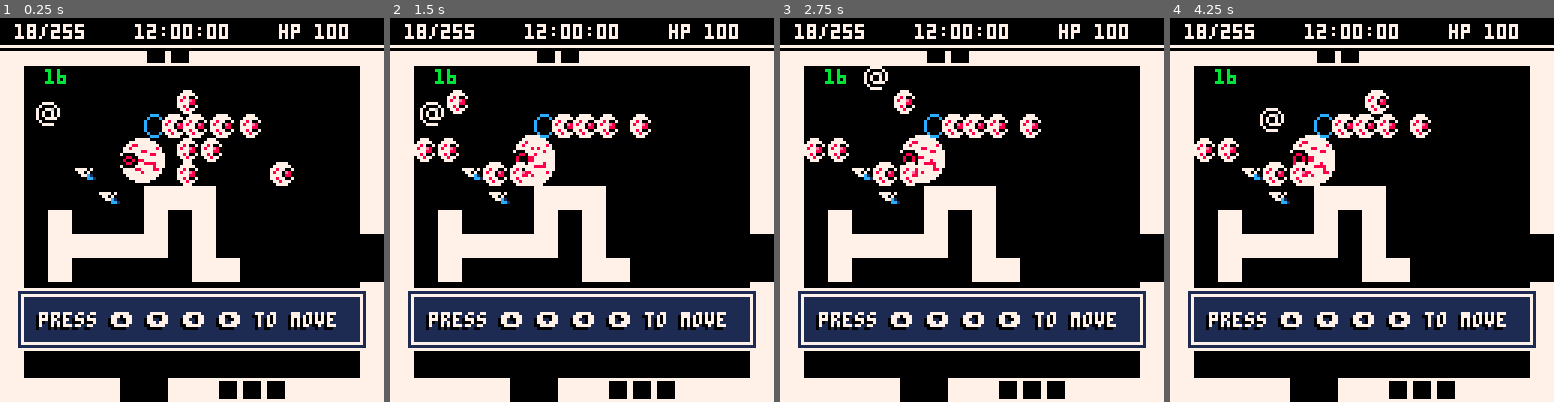
Above: before the commit, frames 1-4 (left to right).
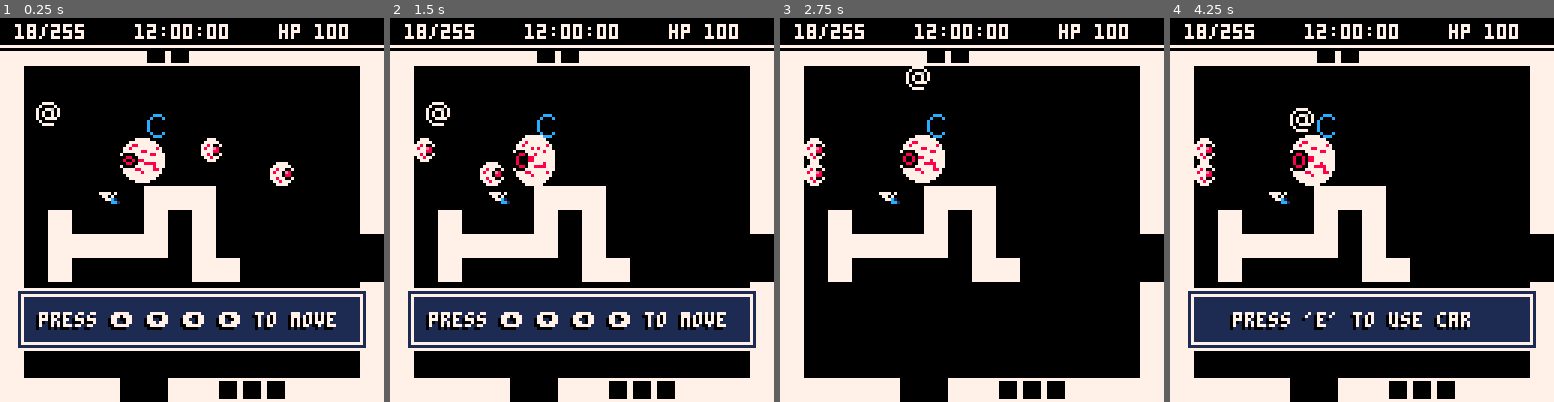
Above: after the commit, the same moments.

Repository: AlexanderClay/pico8-Projects
Game: PICO-8 cartridge hero.p8
Same seed, same stepped clock (60 frames per second), same inputs: the game is played once before the commit and once after it.
Inputs:
- Up to frame 1 (0.25 s): no input
- Up to frame 2 (1.5 s): tap X (X key) at 0.33, 1.07 s
- Up to frame 3 (2.75 s): hold Right 1.6-2.1 s; hold P2 Left 1.6-2.1 s; tap X (X key) at 1.85 s; hold Up 2.15-2.42 s; hold P2 Down 2.15-2.42 s; hold Right from 2.47 s (still down); hold P2 Left from 2.47 s (still down)
- Up to frame 4 (4.25 s): tap X (X key) at 2.97, 4.08 s; release Right at 3.03 s; release P2 Left at 3.03 s; hold Left 3.08-3.58 s; hold P2 Right 3.08-3.58 s; hold Down 3.63-3.97 s; hold P2 Up 3.63-3.97 s; hold Right from 4.02 s (still down); hold P2 Left from 4.02 s (still down)

The runs differ from the first frame. In frame 1, 2.0% of the frame differs, in the area x 11-68%, y 13-44%; in frame 2, 2.4%; in frame 3, 17%, in the area x 4-96%, y 12-87%; in frame 4, 4.7%.

Commit message:
hero: damage system, teleporter rifle

Diff:
--- a/hero.p8
+++ b/hero.p8
@@ -40,7 +40,7 @@
 mapx=0
 mapy=0
 
-debug=""
+debugm=""
 -- make an actor
 -- and add to global collection
 -- x,y means center of the actor
@@ -77,76 +77,10 @@
  return a
 end
 
-function setroom(x,y)
-	mapx=x
-	mapy=y
-	sfx(5, 0)
-	for tx=x*16,x*16+16 do
-	 for ty=y*16,y*16+16 do
-			debug = ty
-	  -- eyeball monster
-	 	if(mget(tx,ty)==11) then
-	 		mset(tx,ty, 0)
-    local enmy1=make_actor(tx+0.5,ty+0.5)
-    enmy1.spr=11
-    enmy1.dx = -0.2
-    enmy1.drag = 1
-    enmy1.layer = 2
-    enmy1.active=true
-
-    enmy1.update = function()
-    	enmy1.sprsw = 8 + sin(enmy1.x*0.8)
-    	enmy1.sprsh = 8 + sin(enmy1.y)
-    end
-    add(solid_actors, enmy1)
-	 	end
-	 	-- gun1
-	 	if(mget(tx,ty)==21) then
-	 		mset(tx,ty, 0)
-    local g1=make_actor(tx+0.5,ty+0.5)
-    g1.name=" press 'e' to pickup gun"
-    g1.uw = 1 -- use-width
-    g1.moveable = 0.2
-    g1.uh = 1
-    g1.spr = 21
-    g1.active=true
-    g1.use = function()
-    	paused=true
-    	del(actor, g1)
-    	del(use_actors, g1)
-   	 del(solid_actors, g1)
-   	 g1=nil
-    	pl.g=gun1
-    	msg1="you found a pistol left\nfrom a previous police op."
-    	msg2=" press 'a' 'd' to shoot"
-    end
-    g1.update=function()
-    	if (abs(g1.dx)+abs(g1.dy) > 0.005) then
-      sfx(40, 2)
-     end
-    end
-    add(use_actors, g1)
-    add(solid_actors, g1)
-	 	end
-	 	--car
-	 	if(mget(tx,ty)==56) then
-	 		mset(tx,ty, 0)
-    local car=make_actor(tx+0.5,ty+0.5)
-    car.name="  press 'e' to use car"
-    car.uw = 1
-    car.moveable = 0.2
-    car.uh = 1
-    car.spr = 56
-    car.active=true
-    car.update=function()
-    	if (abs(car.dx)+abs(car.dy) > 0.005) then
-      sfx(40, 2)
-     end
-    end
-    add(use_actors, car)
-    add(solid_actors, car)
-	 	end
-	 end
+function copy(orig)
+	local copy={}
+	for origkey, orig_value in pairs(orig) do
+		copy[orig_key] = orig_value
 	end
 end
 
@@ -205,14 +139,19 @@
 	return false
 end
 
-function hurt(obj)
+function hurt(obj,dam)
 	if(obj == pl) then
   pal(7, 8)
 	end
 	if(obj.hp != nil) then
-		obj.hp = 0
-		if(hp <= 0) then
+		obj.hp -= dam
+		if(obj.hp <= 0) then
  	 obj.active = false
+ 	 del(actor,obj)
+ 	 del(solid_actors,obj)
+ 	 if(obj.kill) then
+ 	 	obj.kill()
+ 	 end
  	end
 	end
 end
@@ -233,8 +172,17 @@
     	if(a2 == pl and a.tag=="pl") then
     	 return false
     	end
+    	hurt(a2,a.dam)
     	a.active=false
-    	hurt(a2)
+    elseif (a.layer == 3) then -- teleporter bullet
+    	if(a2 == pl and a.tag=="pl") then
+    	 return false
+    	end
+    	a.active=false
+    	pl.active=true
+    	pl.x=a2.x
+    	pl.y=a2.y
+    	hurt(a2,100)
     end
      -- moving together?
      -- this allows actors to
@@ -288,6 +236,11 @@
    a.dx *= -a.bounce
     if(a.layer == 1) then -- bullets
     	a.active=false
+    elseif(a.layer == 3) then -- telebullet
+    	a.active=false
+    	pl.active=true
+    	pl.x=a.x
+    	pl.y=a.y
     end
   end
 
@@ -366,25 +319,54 @@
 
 	if(pl.g.name == 0) then
 		return
-	end
- local b = bullets.spawn(pl.x, pl.y)
-	b.dx=dir*0.3
-	b.tag="pl"
+	elseif(pl.g.name == 1) then
+
+  local b = bullets.spawn(pl.x, pl.y)
+ 	b.dx=dir*0.3
+ 	b.tag="pl"
+ 	b.dam=10
+	else
+		pl.active = false
+		bul2.active=true
+		bul2.x=pl.x
+		bul2.y=pl.y
+		bul2.dx=dir*0.3
+		bul2.tag="pl"
+	end
+
 
  pl.gdir=dir+0.1
 end
 function _update()
+
 
 	if(paused==true) then
 		if(btnp(2, 1)) paused = false
 		return
 	end
 
-
- pl.cool-=1
+	if(btnp(2, 1) and pl.canuse < 0) then
+	 if (paused==false and detect_use()==false) then
+			sfx(23,1)
+		end
+
+ 	if (paused == false
+ 	and detect_use()!=false
+ 	and detect_use().use != nil)
+ 	then
+ 		detect_use().use()
+ 	end
+		pl.canuse=10
+	end
+
 
  update_actors()
- control_player(pl)
+ if(pl.active == true) then
+
+  pl.cool-=1
+  pl.canuse-=1
+		control_player(pl)
+ end
  foreach(actor, move_actor)
 end
 
@@ -419,7 +401,7 @@
 
  pal()
 
- print(debug, 15, 17, 11)
+ print(debugm, 15, 17, 11)
  --debug:
  --test if map has empty tiles:
  --rectfill(0, 0, 127,127,3)
@@ -429,8 +411,16 @@
  --print(stat(0), 20, 16)
 
  -- level1
- tmapx = flr(pl.x/16)
-	tmapy = flr(pl.y/16)
+ if(pl.active==true) then
+  dollyx=pl.x
+  dollyy=pl.y
+	else
+		dollyx=bul2.x
+ 	dollyy=bul2.y
+	end
+ tmapx = flr(dollyx/16)
+	tmapy = flr(dollyy/16)
+
 	if(tmapx != mapx or tmapy != mapy) then
 		setroom(tmapx, tmapy)
 	end
@@ -451,9 +441,6 @@
   rectfill(6,91,121,109,1)
   rect(7, 92, 120, 108, 7)
  	textshadow(detect_use().name, 13, 98, 7)
-
- 	if(btnp(2, 1) and detect_use().use != nil) then detect_use().use()
- 	end
 
 	end
  if(paused) then
@@ -504,14 +491,21 @@
  pool.i = 1
  pool.length = 6
 
-
- bul= make_actor(5,5)
+ --teleporter bullet
+ bul2= make_actor(5,5)
+ bul2.layer=3
+ bul2.spr = 42
+ bul2.drag=1
+
+ --regular bullet
+ local bul= make_actor(5,5)
  bul.layer=1
  bul.spr = 40
  bul.drag=1
  bul.w = 0.11
  bul.h = 0.11
 
+
  -- make bullets
  bullets=pool
  bullets.i=1
@@ -525,14 +519,16 @@
 	 sfx = 23
  }
 
- gun1={}
- gun1.cool=10
- gun1.sfx=24
-
- gun2={}
- gun2.cool=10
- gun2.sfx=24
- gun2.spr=22
+ gun1={
+ 	name=1,
+	 cool=10,
+	 sfx = 24
+ }
+ gun2={
+ 	name=2,
+	 cool=10,
+	 sfx = 25
+ }
 
  local tut=make_actor(2,4)
  tut.name="press ⬆️ ⬇️ ⬅️ ➡️ to move"
@@ -548,6 +544,7 @@
  pl.layer = 2
  pl.g = gun0 --weapon selection
  pl.cool = 5
+ pl.canuse = 10
  pl.hp=100
  pl.badhp=0
  pl.yhp=0
@@ -592,6 +588,254 @@
 
 	setroom(0, 0)
 end
+
+
+function setroom(x,y)
+	mapx=x
+	mapy=y
+
+	for tx=x*16,x*16+16 do
+	 for ty=y*16,y*16+16 do
+
+	  -- eyeball monster
+	 	if(mget(tx,ty)==11) then
+	 		mset(tx,ty, 0)
+    local enmy1=make_actor(tx+0.5,ty+0.5)
+    enmy1.spr=11
+    enmy1.dx = -0.2
+    enmy1.drag = 1
+    enmy1.hp=10
+    enmy1.layer = 2
+    enmy1.active=true
+    add(solid_actors,enmy1)
+    enmy1.update = function()
+    	enmy1.sprsw = 8 + sin(enmy1.x*0.8)
+    	enmy1.sprsh = 8 + sin(enmy1.y)
+    end
+	 	end
+
+	 	-- gun1
+	 	if(mget(tx,ty)==21) then
+	 		mset(tx,ty, 0)
+    local g1=make_actor(tx+0.5,ty+0.5)
+    g1.name="press 'e' to pickup pistol"
+    g1.uw = 1 -- use-width
+    g1.uh = 1
+    g1.w=0.1
+    g1.h=0.1
+    g1.moveable = 0.2
+    g1.spr = 21
+    g1.active=true
+    g1.use = function()
+    	paused=true
+    	sfx(10,1)
+    	del(actor, g1)
+    	del(use_actors, g1)
+   	 del(solid_actors, g1)
+   	 g1=nil
+    	pl.g=gun1
+    	msg1="you found a pistol left\nfrom a previous police op."
+    	msg2=" press a and d to shoot"
+    end
+    g1.update=function()
+    	if (abs(g1.dx)+abs(g1.dy) > 0.005) then
+      sfx(40, 2)
+     end
+    end
+    add(use_actors, g1)
+    add(solid_actors, g1)
+	 	end
+	 	-- gun2
+	 	if(mget(tx,ty)==22) then
+	 		mset(tx,ty, 0)
+    local g1=make_actor(tx+0.5,ty+0.5)
+    g1.name="press 'e' to pickup rifle"
+    g1.uw = 1 -- use-width
+    g1.uh = 1
+    g1.w=0.1
+    g1.h=0.1
+    g1.moveable = 0.2
+    g1.spr = 22
+    g1.active=true
+    g1.use = function()
+    	paused=true
+    	del(actor, g1)
+    	del(use_actors, g1)
+   	 del(solid_actors, g1)
+   	 g1=nil
+    	sfx(10,1)
+    	pl.g=gun2
+    	msg1="you got a rilfe infused\nwith teleportation magic."
+    	msg2=""
+    end
+    g1.update=function()
+    	if (abs(g1.dx)+abs(g1.dy) > 0.005) then
+      sfx(40, 2)
+     end
+    end
+    add(use_actors, g1)
+    add(solid_actors, g1)
+	 	end
+
+	 	--car
+	 	if(mget(tx,ty)==56) then
+	 		mset(tx,ty, 0)
+    local car=make_actor(tx+0.5,ty+0.5)
+    car.name="  press 'e' to use car"
+    car.uw = 1
+    car.moveable = 0.2
+    car.uh = 1
+    car.spr = 56
+    car.active=true
+    car.use=function()
+    	paused=true
+    	msg1="\n\nit's too late to turn\nback now."
+    	msg2=""
+    	sfx(1,1)
+
+    end
+    car.update=function()
+    	if (abs(car.dx)+abs(car.dy) > 0.005) then
+      sfx(40, 2)
+     end
+    end
+    add(use_actors, car)
+    add(solid_actors, car)
+	 	end
+	 end
+	end
+end
+…(131 lines of a section not shown)…
 
 
 
@@ -728,12 +972,12 @@
 0000000000000000000000000000000000000000000000000000000000000000000000000000000000000000000000000000000000000000000000000000000000000000000000000000000000000000000000000000000000000000000000000000000000000000000000000000000000000000000000000000000000000000
 0202020202020303020202020202020222222222222222222222222222222222020202020202020202020202020202020202020202020202020202020202020202020202020202020202020202020202020202020202020202020202020202020202020202020202020202020202020202020202020202020202020202020202
 0200000000000000000000000000000222000000000000000000000000000022020000000000000000000000000000020200000000000000000000000000000202000000000000000000000000000002020000000000000000000000000000020200000000000000000000000000000202000000000000000000000000000002
-0200000000000000000b00000000000222000000000000000000000000000022020000000000000000000000000000020200000000000000000000000000000202000000000000000000000000000002020000000000000000000000000000020200000000000000000000000000000202000000000000000000000000000002
-02000000000038000b0b0b0b0000000222000000000000000000000000000022020000000000000000000000000000020200000000000000000000000000000202000000000000000000000000000002020000000000000000000000000000020200000000000000000000000000000202000000000000000000000000000002
-0200000000000000000b0b000000000222000000000000000000000000000022020000000000000000000000000000020200000000000000000000000000000202000000000000000000000000000002020000000000000000000000000000020200000000000000000000000000000202000000000000000000000000000002
-0200001500000000000b0000000b000222003800000000000000000000000022020000000000000000000000000000020200000000000000000000000000000202000000000000000000000000000002020000000000000000000000000000020200000000000000000000000000000202000000000000000000000000000002
-0200000015000202020000000000000222000000000000000000000000000022020000000000000000000000000000020200000000000000000000000000000202000000000000000000000000000002020000000000000000000000000000020200000000000000000000000000000202000000000000000000000000000002
-0200020000000200020000000000000222001515000000000000001600000022020000000000000000000000000000020200000000000000000000000000000202001500000000000000000000000002020015000000000000000000000000020200150000000000000000000000000202001500000000000000000000000002
+0200000000000000000000000000000222000000000000000000000000000022020000000000000000000000000000020200000000000000000000000000000202000000000000000000000000000002020000000000000000000000000000020200000000000000000000000000000202000000000000000000000000000002
+0200000000003800000000000000000222000000000000000000000000000022020000000000000000000000000000020200000000000000000000000000000202000000000000000000000000000002020000000000000000000000000000020200000000000000000000000000000202000000000000000000000000000002
+020000000000000000000b000000000222000000000000000000000000000022020000000000000000000000000000020200000000000000000000000000000202000000000000000000000000000002020000000000000000000000000000020200000000000000000000000000000202000000000000000000000000000002
+020000000000000000000000000b000222000000000000000000000000000022020000000000000000000000000000020200000000000000000000000000000202000000000000000000000000000002020000000000000000000000000000020200000000000000000000000000000202000000000000000000000000000002
+020000001500020202000000000000022200000000000b000000000000000022020000000000000000000000000000020200000000000000000000000000000202000000000000000000000000000002020000000000000000000000000000020200000000000000000000000000000202000000000000000000000000000002
+0200020000000200020000000000000222000000000000000000001600000022020000000000000000000000000000020200000000000000000000000000000202001500000000000000000000000002020015000000000000000000000000020200150000000000000000000000000202001500000000000000000000000002
 0200020202020200020000000000000000000000000000000000000000000022020000000000000000000000000000020200000000000000000000000000000202000000000000000000000000000002020000000000000000000000000000020200000000000000000000000000000202000000000000000000000000000002
 0200020000000000020200000000000000000000000000000000000000000022020000000000000000000000000000020200000000000000000000000000000202001500000000000000000000000002020015000000000000000000000000020200150000000000000000000000000202001500000000000000000000000002
 0200000000000000000000000000000222000000000000000000000000000022020000000000000000000000000000020200000000000000000000000000000202000000000000000000000000000002020000000000000000000000000000020200000000000000000000000000000202000000000000000000000000000002
@@ -748,10 +992,10 @@
 0200000000000000000000000000000202000000000000000000000000000002020000000000000000000000000000020200000000000000000000000000000202000000000000000000000000000002020000000000000000000000000000020200000000000000000000000000000202000000000000000000000000000002
 0200000000000000000000000000000202000000000000000000000000000002020000000000000000000000000000020200000000000000000000000000000202000000000000000000000000000002020000000000000000000000000000020200000000000000000000000000000202000000000000000000000000000002
 0200000000000000000000000000000202000000000000000000000000000002020000000000000000000000000000020200000000000000000000000000000202000000000000000000000000000002020000000000000000000000000000020200000000000000000000000000000202000000000000000000000000000002
+02000000000000000b0000000000000202000000000000000000000000000002020000000000000000000000000000020200000000000000000000000000000202000000000000000000000000000002020000000000000000000000000000020200000000000000000000000000000202000000000000000000000000000002
+0200000000000000000000000000000202000000000000000000000000000002020000000000000000000000000000020200150000000000000000000000000202001500000000000000000000000002020015000000000000000000000000020200150000000000000000000000000202001500000000000000000000000002
 0200000000000000000000000000000202000000000000000000000000000002020000000000000000000000000000020200000000000000000000000000000202000000000000000000000000000002020000000000000000000000000000020200000000000000000000000000000202000000000000000000000000000002
 0200000000000000000000000000000202000000000000000000000000000002020000000000000000000000000000020200150000000000000000000000000202001500000000000000000000000002020015000000000000000000000000020200150000000000000000000000000202001500000000000000000000000002
-0200000000000000000000000000000202000000000000000000000000000002020000000000000000000000000000020200000000000000000000000000000202000000000000000000000000000002020000000000000000000000000000020200000000000000000000000000000202000000000000000000000000000002
-0200150000000000000000000000000202000000000000000000000000000002020000000000000000000000000000020200150000000000000000000000000202001500000000000000000000000002020015000000000000000000000000020200150000000000000000000000000202001500000000000000000000000002
 0200000000000000000000000000000202000000000000000000000000000002020000000000000000000000000000020200000000000000000000000000000202000000000000000000000000000002020000000000000000000000000000020200000000000000000000000000000202000000000000000000000000000002
 0200000000000000000000000000000202000000000000000000000000000002020000000000000000000000000000020200000000000000000000000000000202000000000000000000000000000002020000000000000000000000000000020200000000000000000000000000000202000000000000000000000000000002
 0200000000000000000000000000000202000000000000000000000000000002020000000000000000000000000000020200000000000000000000000000000202000000000000000000000000000002020000000000000000000000000000020200000000000000000000000000000202000000000000000000000000000002
Not shown, changed: 139 lines of the sprite sheet (__gfx__) section of hero.p8
Not shown, changed: the thumbnail (__label__) section of hero.p8
Not shown, changed: the sound effects (__sfx__) section of hero.p8
